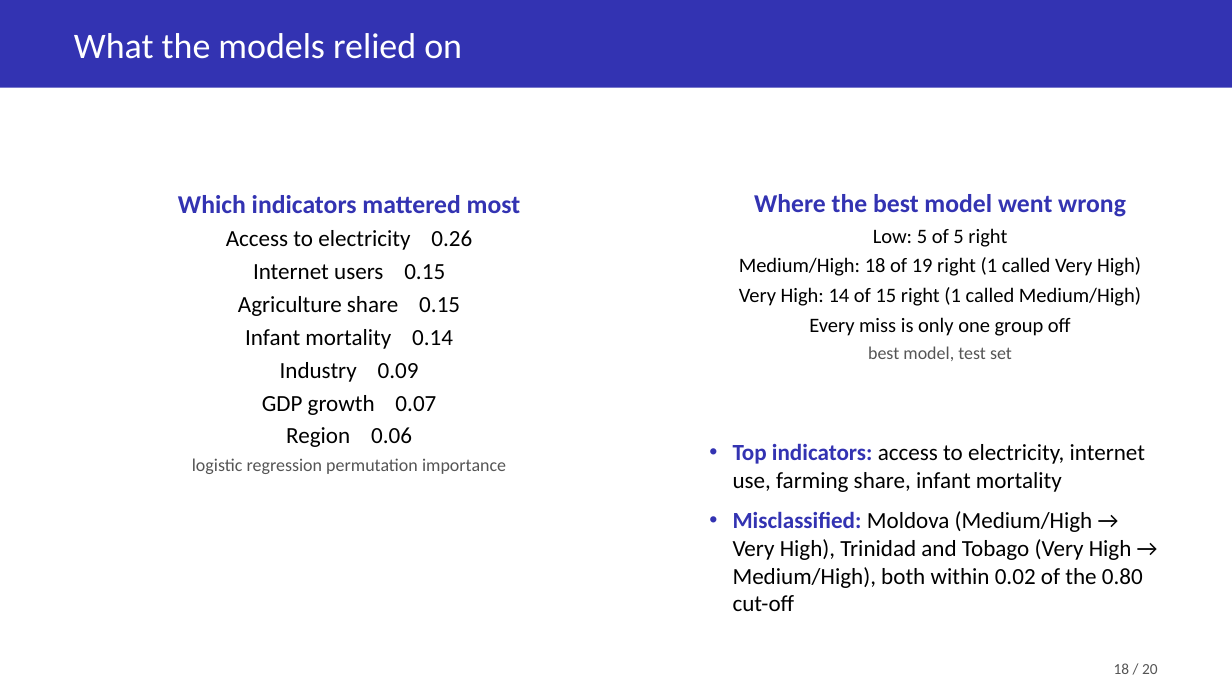
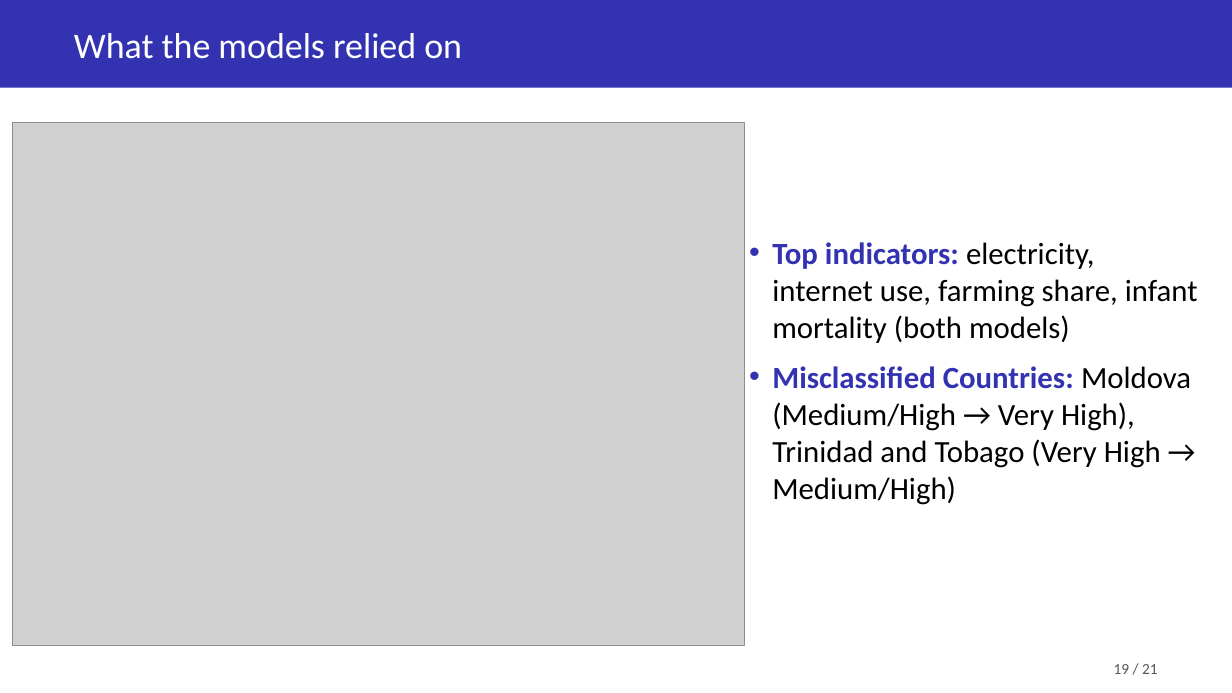
Before and after one commit to Soemon007/DS203_GroupProject, a slide deck: slide 19 of deliverables/DS203_Slides.pptx (slide 18 before the commit). Drawn at 1232x693 pixels with LibreOffice and Linux fonts; fonts in the diff are those of the drawing; grey boxes stand for pictures. Boxes give left, top, right and bottom in pixels: in the first picture for what was removed or moved away, otherwise in the second. Text is boxed around its words. In the diff, an @@ line names an element or a change of style, - is before the commit and + after.

Commit message:
Slides update

```diff
--- a/deliverables/DS203_Slides.pptx
+++ b/deliverables/DS203_Slides.pptx
@@ picture added at box(12, 123, 745, 646) @@
@@ text removed at box(178, 195, 521, 474) @@
-Which indicators mattered most
-Access to electricity 0.26
-Internet users 0.15
-Agriculture share 0.15
-Infant mortality 0.14
-Industry 0.09
-GDP growth 0.07
-Region 0.06
-logistic regression permutation importance
@@ text removed at box(739, 194, 1141, 361) @@
-Where the best model went wrong
-Low: 5 of 5 right
-Medium/High: 18 of 19 right (1 called Very High)
-Very High: 14 of 15 right (1 called Medium/High)
-Every miss is only one group off
-best model, test set
@@ text at box(772, 242, 1198, 505): text changed; size 18 to 24 pt @@
-• Top indicators: access to electricity, internet use, farming share, infant mortality
-• Misclassified: Moldova (Medium/High → Very High), Trinidad and Tobago (Very High → Medium/High), both within 0.02 of the 0.80 cut-off
+• Top indicators: electricity, internet use, farming share, infant mortality (both models)
+• Misclassified Countries: Moldova (Medium/High → Very High), Trinidad and Tobago (Very High → Medium/High)
@@ text at box(1114, 664, 1158, 674): text changed @@
-18 / 20
+19 / 21
```
Also in this commit, not shown: 19 other slides changed, 1 slide added.
